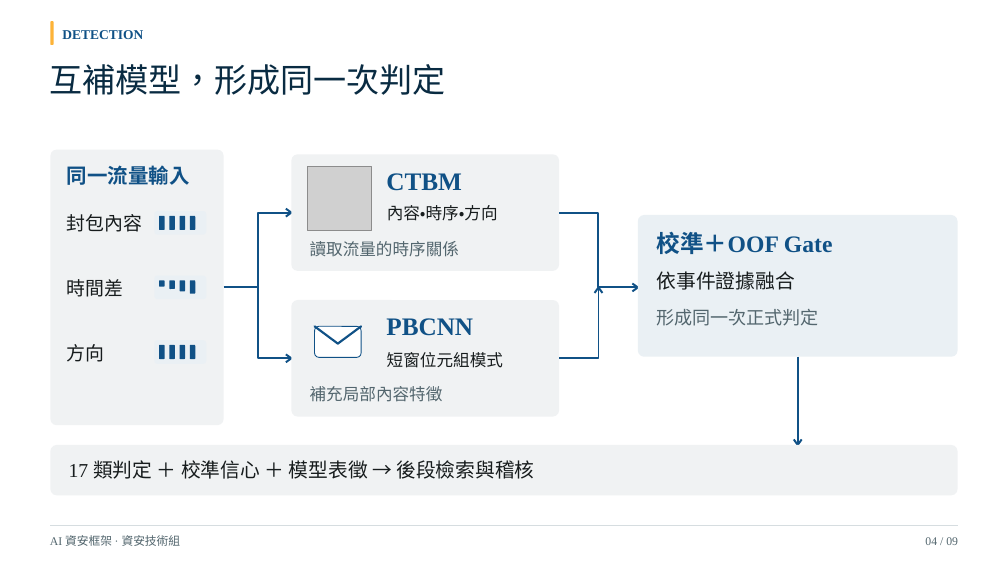
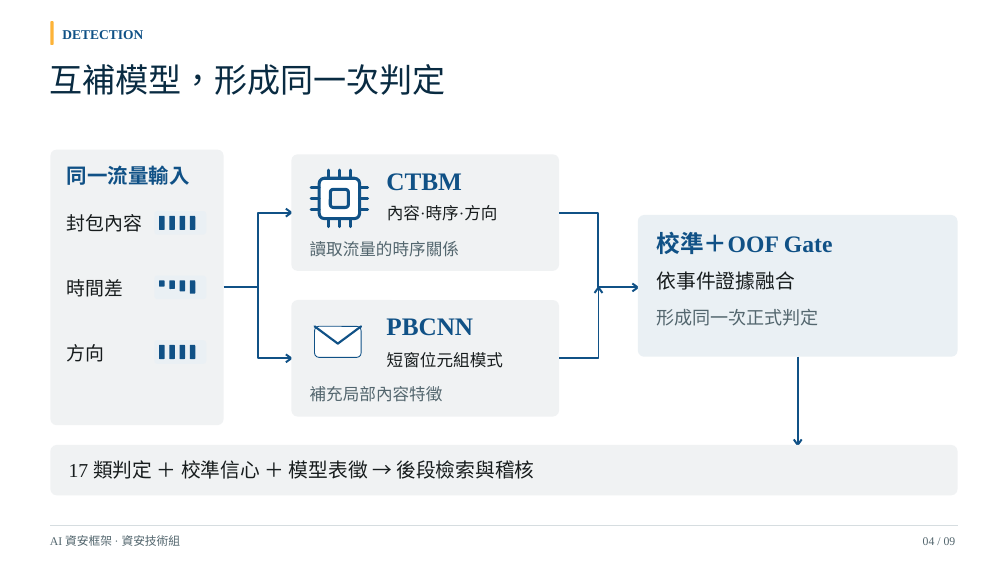
Before and after one commit to Lily09-project/innoserve-competition, a slide deck: slide 4 of deliverables/決賽簡報_AI資安框架.pptx. Drawn at 1008x567 pixels with LibreOffice and Linux fonts; fonts in the diff are those of the drawing; grey boxes stand for pictures. Boxes give left, top, right and bottom in pixels: in the first picture for what was removed or moved away, otherwise in the second. Text is boxed around its words. In the diff, an @@ line names an element or a change of style, - is before the commit and + after.

```diff
--- a/deliverables/決賽簡報_AI資安框架.pptx
+++ b/deliverables/決賽簡報_AI資安框架.pptx
@@ picture removed at (307,166,371,231) @@
@@ freeform shape added at (312,170,368,227), outline #105186 2.88 pt @@
@@ rounded rectangle added at (319,178,359,219), fill #FFFFFF, outline #105186 2.88 pt @@
@@ rounded rectangle added at (330,189,349,207), fill #F0F2F3, outline #105186 2.88 pt @@
@@ text at (387,205,498,221): text changed @@
-內容・時序・方向
+內容·時序·方向
```
Also in this commit, not shown: 8 other slides changed, 50 other files.
